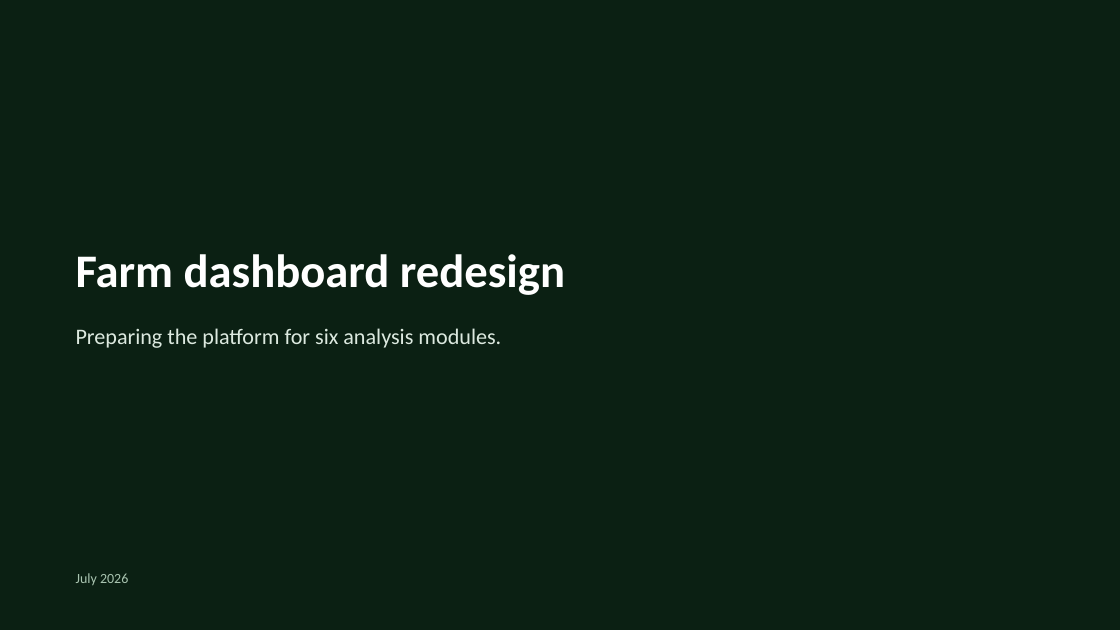
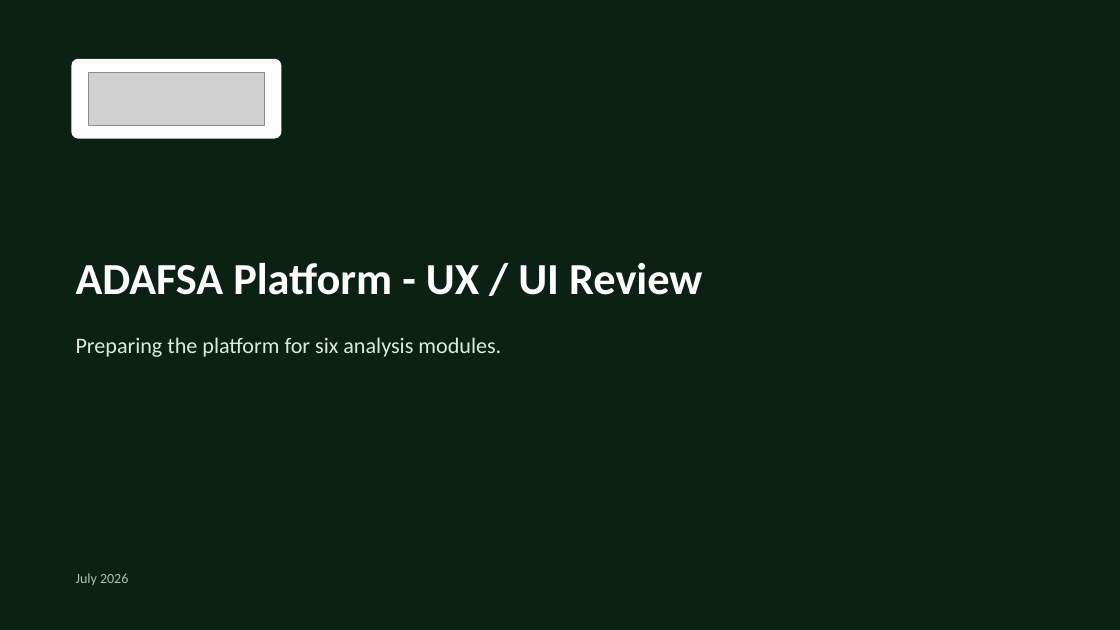
Before and after one commit to romainbigare/adafsa-mockup, a slide deck: slide 1 of presentation/adafsa-redesign-draft.pptx. Drawn at 1120x630 pixels with LibreOffice and Linux fonts; fonts in the diff are those of the drawing; grey boxes stand for pictures; background and template pictures are left out. Boxes give left, top, right and bottom in pixels: in the first picture for what was removed or moved away, otherwise in the second. Text is boxed around its words. In the diff, an @@ line names an element or a change of style, - is before the commit and + after.

```diff
--- a/presentation/adafsa-redesign-draft.pptx
+++ b/presentation/adafsa-redesign-draft.pptx
@@ rectangle at (0,0,1120,630): fill #0B1F12 at 84% opacity to #0B1F12 at 78% opacity @@
@@ rounded rectangle added at (71,59,281,139), fill #FFFFFF @@
@@ picture added at (88,72,265,125) @@
@@ text removed at (76,254,565,295) @@
-Farm dashboard redesign
@@ text added at (76,263,702,295), 38 pt, text #FFFFFF, bold @@
+ADAFSA Platform - UX / UI Review
@@ text "Preparing the platform for six ...": place and size @@
-text "Preparing the platform for six ..." at (76,328,501,348)
+text "Preparing the platform for six ..." at (76,337,501,357)
```
Also in this commit, not shown: 2 other slides changed, 12 slides added, 9 slides removed, 17 other files.
